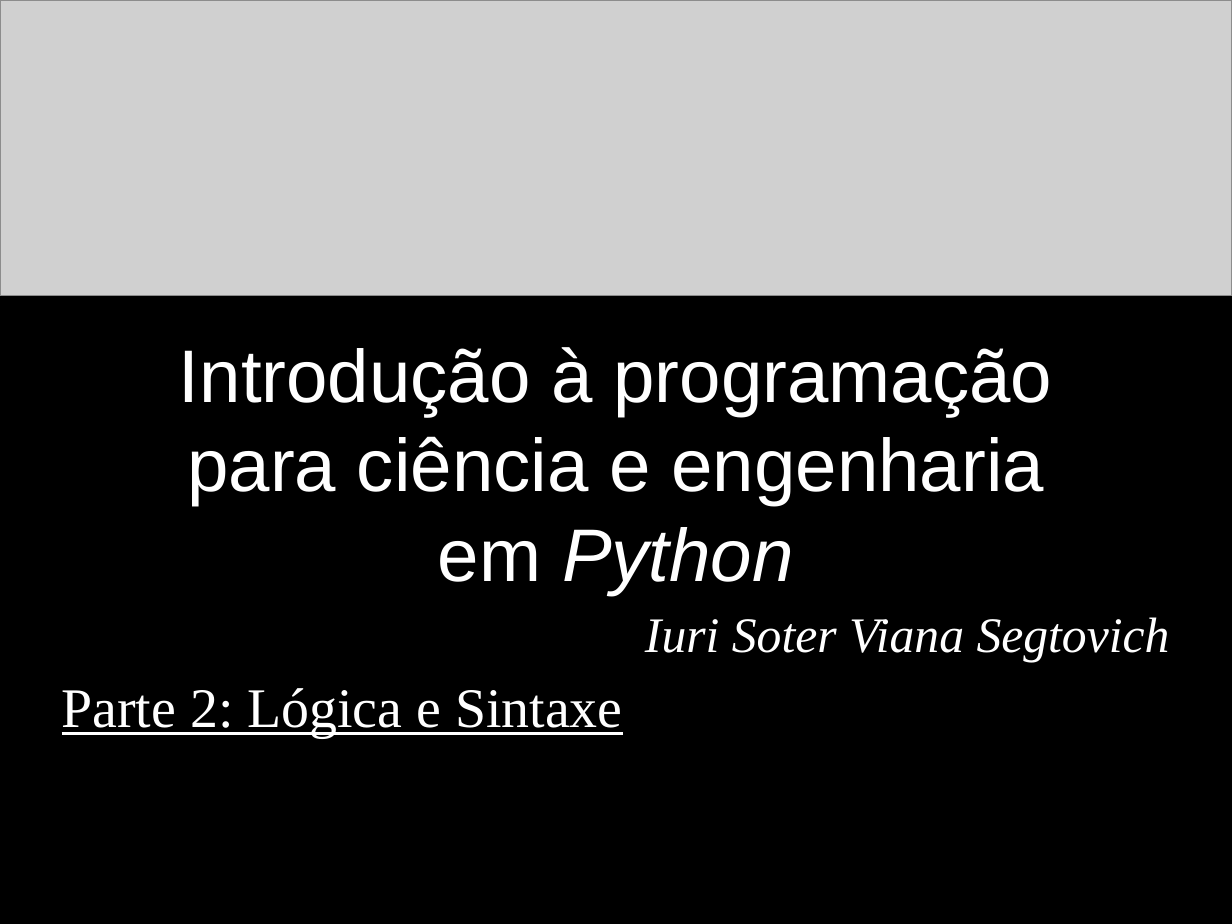
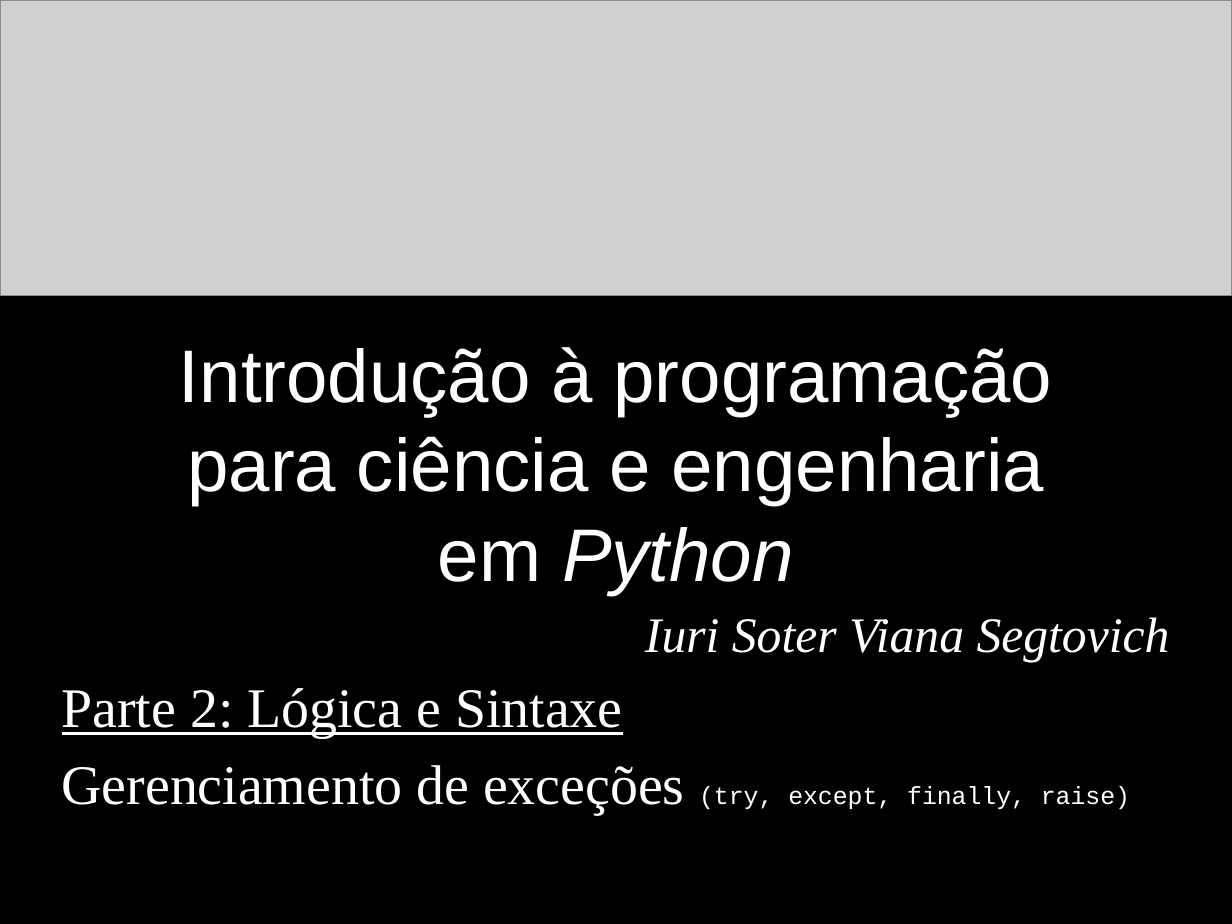
Before and after one commit to iurisegtovich/CursoSciPySEQ2018, a slide deck: slide 1 of arquivos_office/curso_parte2F_logica_e_sintaxe_EXCEPTION.odp. Drawn at 1232x924 pixels with LibreOffice and Linux fonts; fonts in the diff are those of the drawing; grey boxes stand for pictures. Boxes give left, top, right and bottom in pixels: in the first picture for what was removed or moved away, otherwise in the second. Text is boxed around its words. In the diff, an @@ line names an element or a change of style, - is before the commit and + after.

```diff
--- a/arquivos_office/curso_parte2F_logica_e_sintaxe_EXCEPTION.odp
+++ b/arquivos_office/curso_parte2F_logica_e_sintaxe_EXCEPTION.odp
@@ text at box(62, 765, 1130, 814): paragraph added @@
+Gerenciamento de exceções (try, except, finally, raise)
```
Also in this commit, not shown: 27 other files.
